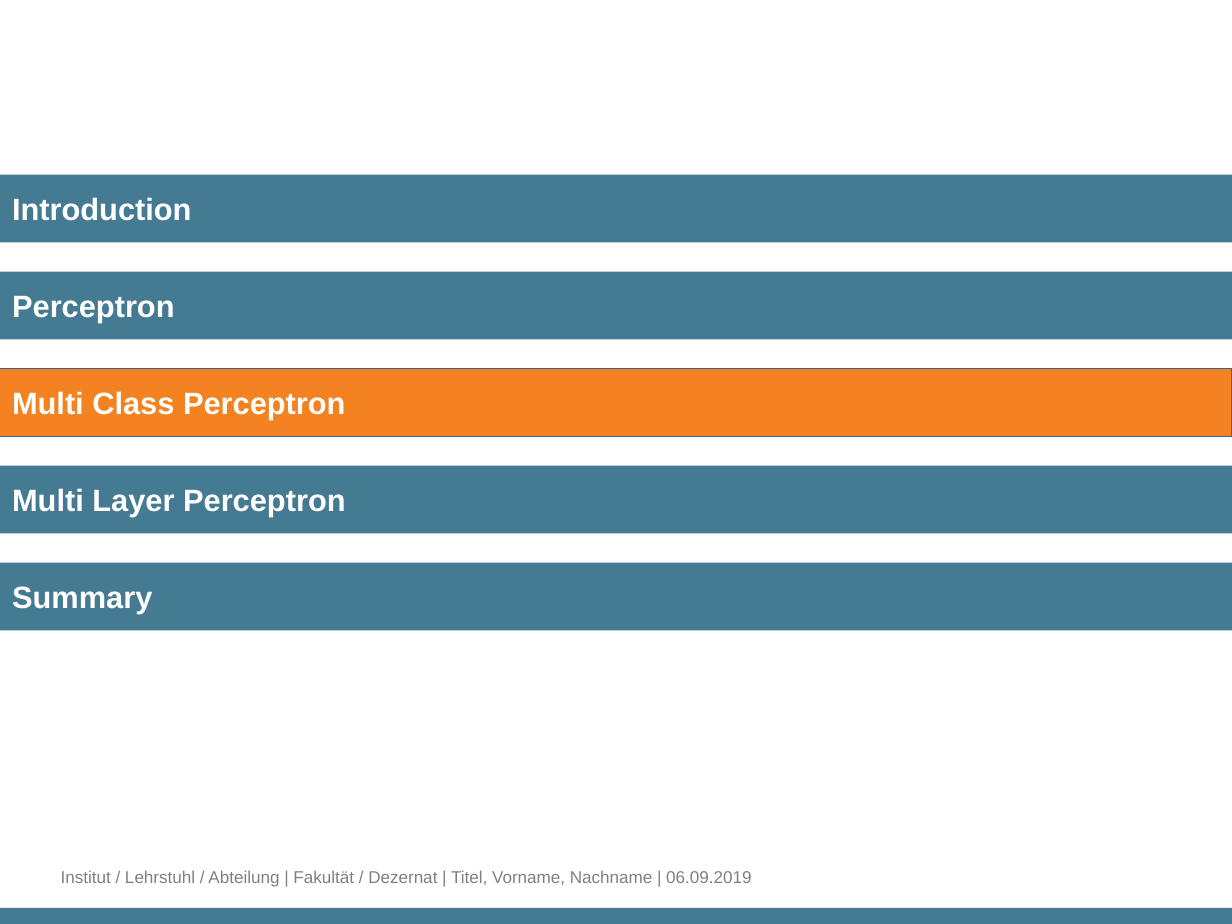
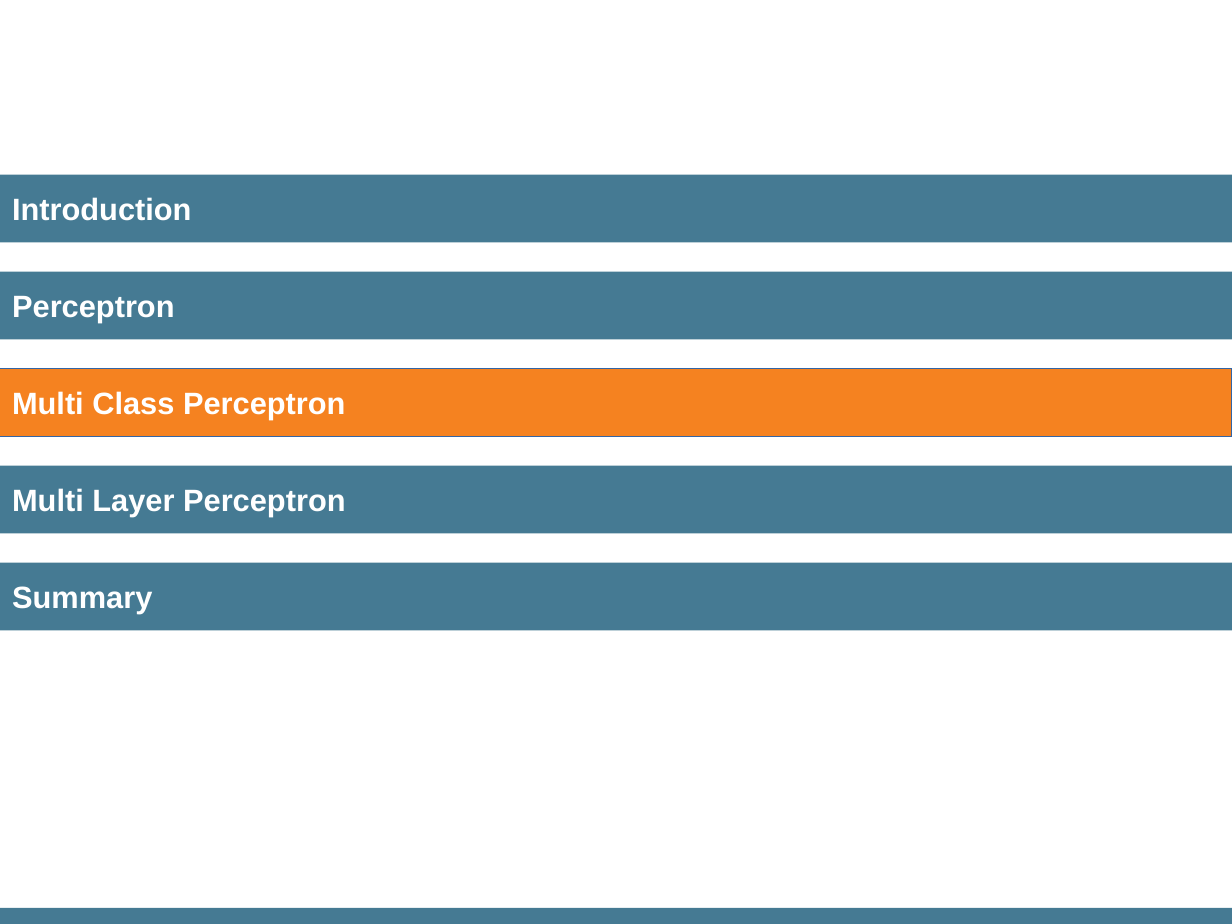
Before and after one commit to DH-Cologne/SummerSchool2019, a slide deck: slide 19 of docs/neural_networks.odp. Drawn at 1232x924 pixels with LibreOffice and Linux fonts; fonts in the diff are those of the drawing; background and template pictures are left out. Boxes give left, top, right and bottom in pixels: in the first picture for what was removed or moved away, otherwise in the second. Text is boxed around its words. In the diff, an @@ line names an element or a change of style, - is before the commit and + after.

```diff
--- a/docs/neural_networks.odp
+++ b/docs/neural_networks.odp
@@ text removed at <box>61,870,751,887</box> @@
-Institut / Lehrstuhl / Abteilung | Fakultät / Dezernat | Titel, Vorname, Nachname | 06.09.2019
```
Also in this commit, not shown: 4 other slides changed, 1 slide added, 1 slide removed, 3 other files.
